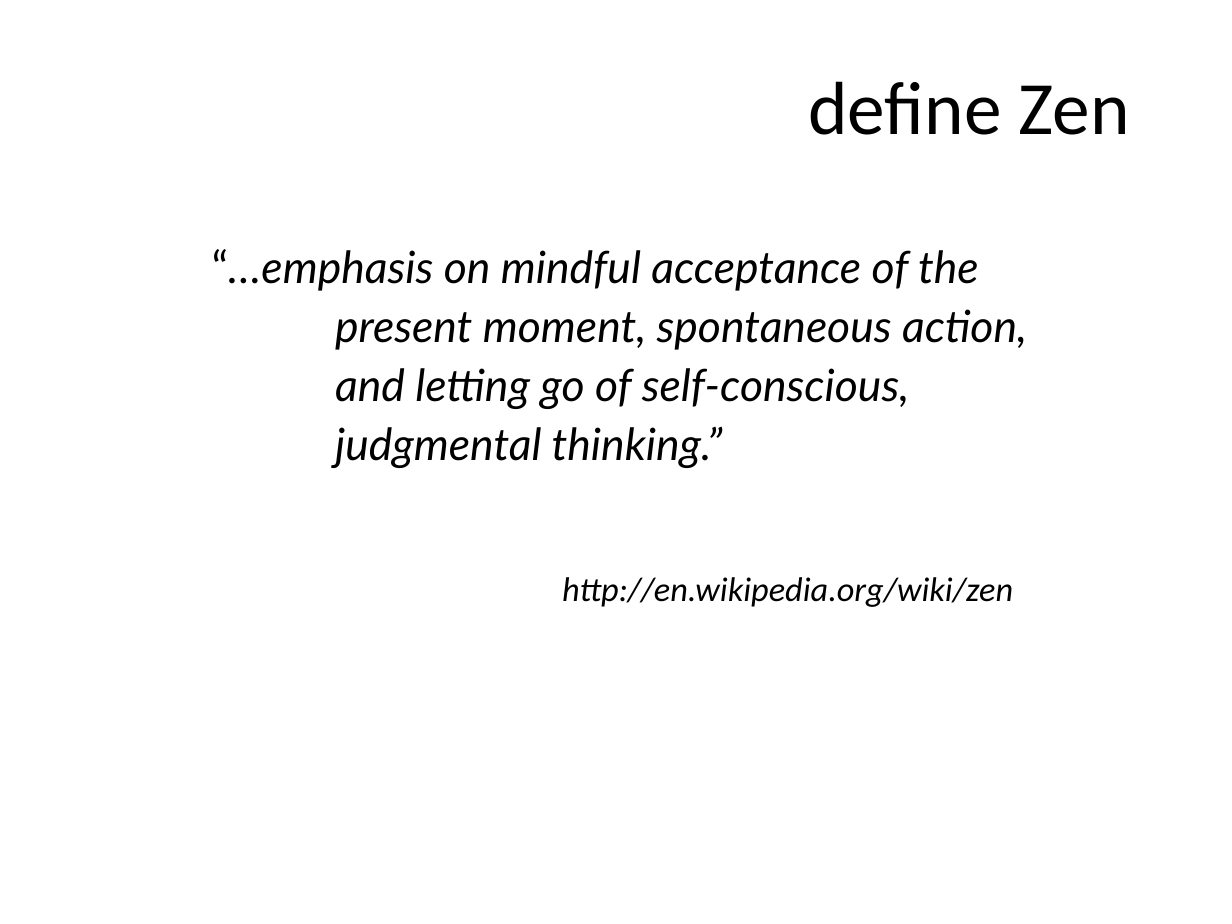
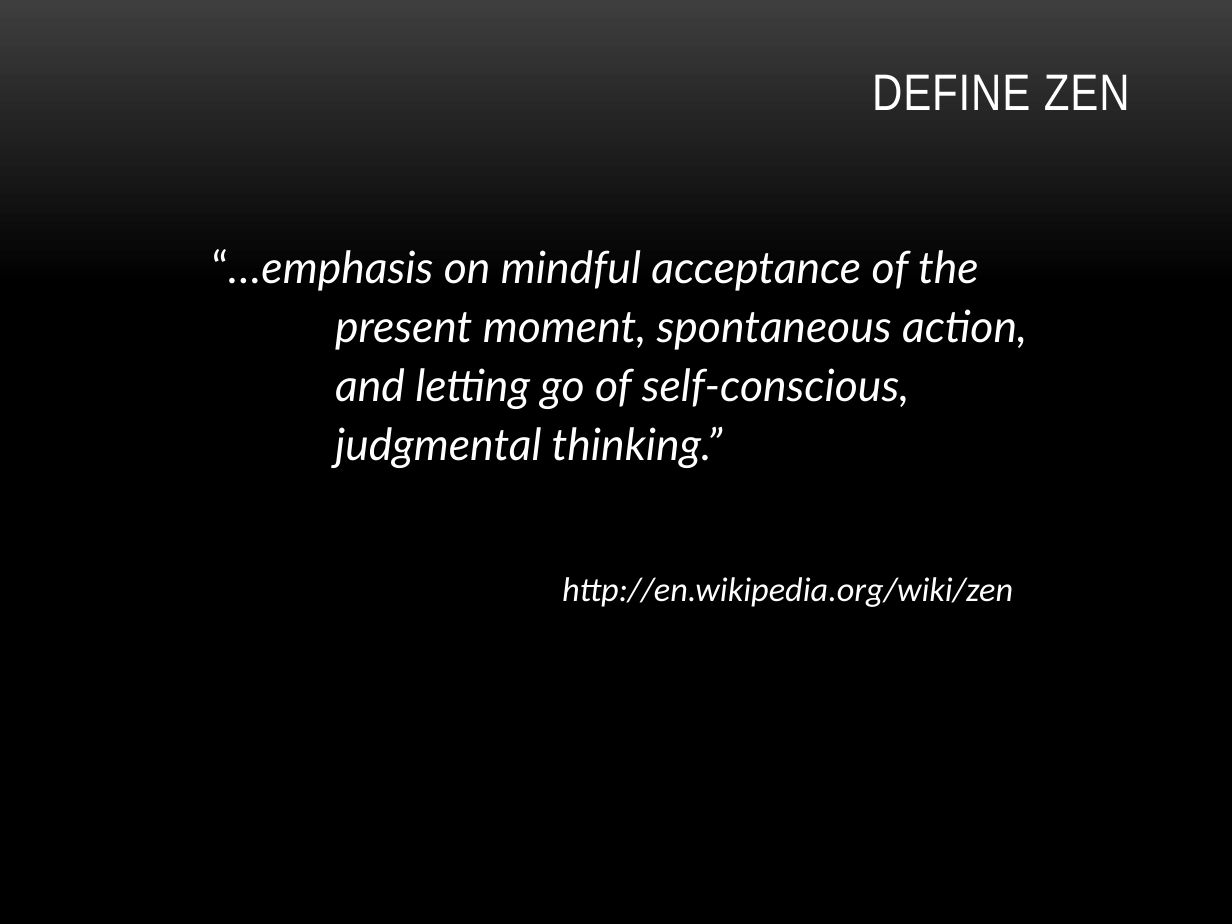
Before and after one commit to lozanotek/zenofmvc, a slide deck: slide 7 of slides/aspnet_mvc_zen.pptx (slide 6 before the commit). Drawn at 1232x924 pixels with LibreOffice and Linux fonts; fonts in the diff are those of the drawing; background and template pictures are left out. Boxes give left, top, right and bottom in pixels: in the first picture for what was removed or moved away, otherwise in the second. Text is boxed around its words. In the diff, an @@ line names an element or a change of style, - is before the commit and + after.

```diff
--- a/slides/aspnet_mvc_zen.pptx
+++ b/slides/aspnet_mvc_zen.pptx
@@ background #FFFFFF to picture (left out) @@
@@ title at box(872, 74, 1130, 110): text changed; size 44 to 30 pt; font Calibri to Arial Narrow; text colour #000000 to #FFFFFF @@
-define Zen
+DEFINE ZEN
@@ text "“…emphasis on mindful acceptance of ..." at box(212, 249, 1027, 468): text colour #000000 to #FFFFFF @@
@@ text "http://en.wikipedia.org/wiki/zen" at box(562, 577, 1013, 607): text colour #000000 to #FFFFFF @@
```
Also in this commit, not shown: 23 other slides changed, 4 slides added, 6 slides removed, 36 other files.
